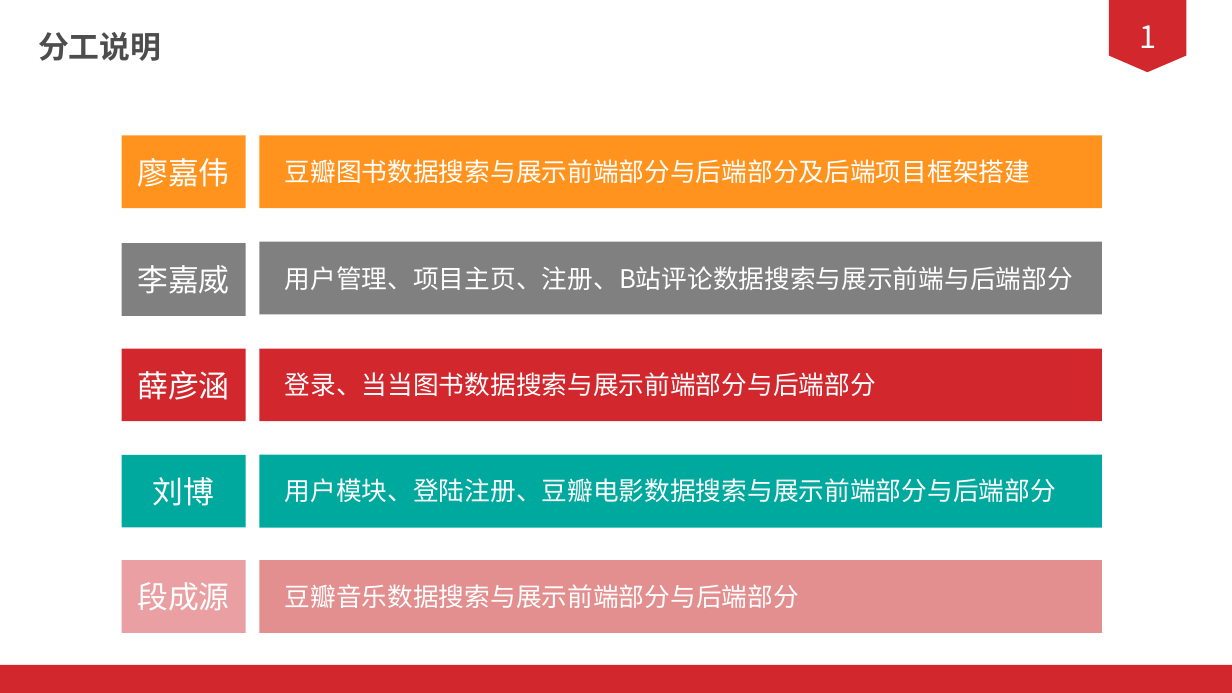
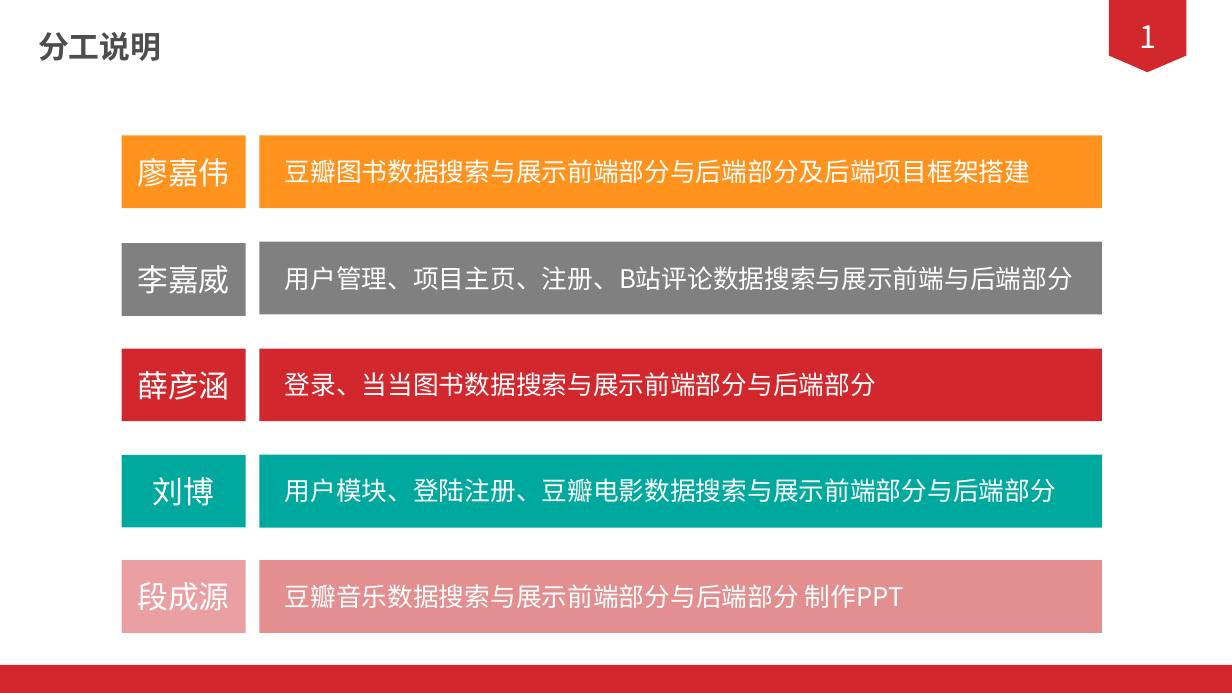
Before and after one commit to 1AKO1/2020shixun, a slide deck: slide 5 of doc/PPT/答辩ppt.pptx. Drawn at 1232x693 pixels with LibreOffice and Linux fonts; fonts in the diff are those of the drawing. Boxes give left, top, right and bottom in pixels: in the first picture for what was removed or moved away, otherwise in the second. Text is boxed around its words. In the diff, an @@ line names an element or a change of style, - is before the commit and + after.

```diff
--- a/doc/PPT/答辩ppt.pptx
+++ b/doc/PPT/答辩ppt.pptx
@@ text at box(285, 584, 904, 608): text changed @@
-豆瓣音乐数据搜索与展示前端部分与后端部分
+豆瓣音乐数据搜索与展示前端部分与后端部分 制作PPT
```
Also in this commit, not shown: 5 other slides changed.
